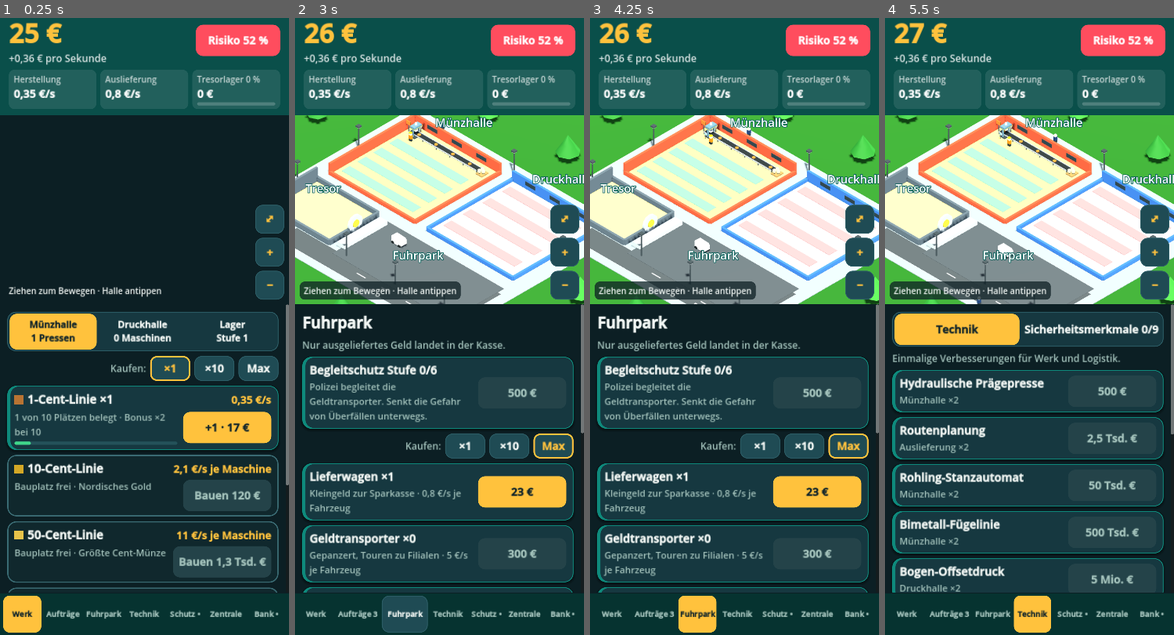
Above: before the commit, frames 1-4 (left to right).
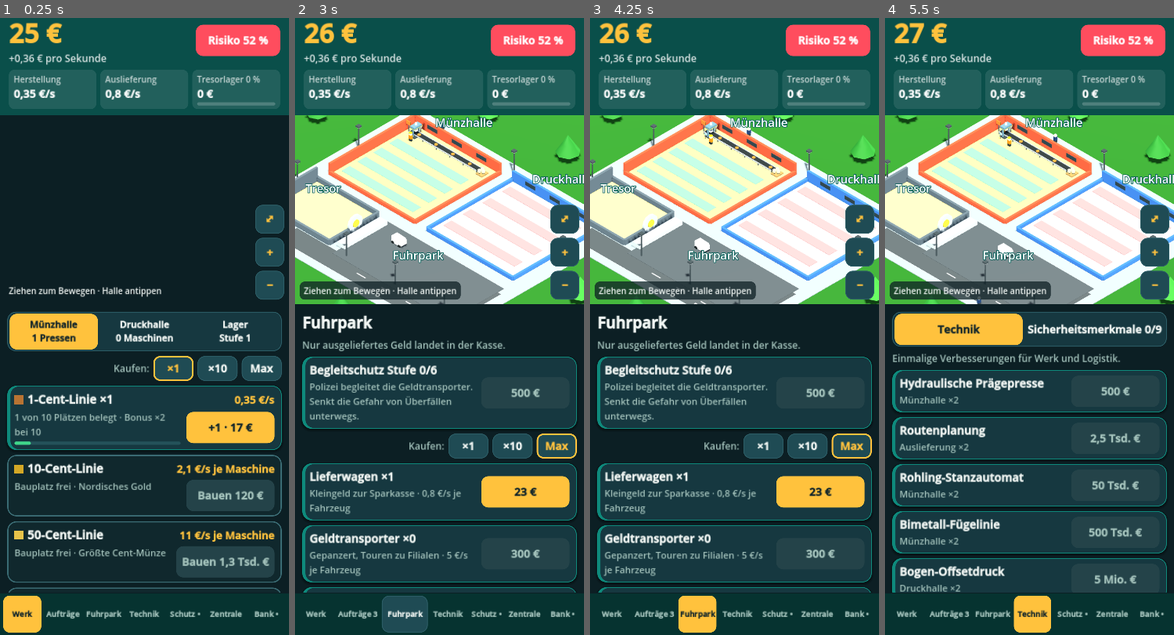
Above: after the commit, the same moments.

Repository: robertpahl1987-creator/bundesbank-idle
Game: Godot game, scene res://main.tscn
Same seed, same stepped clock (60 frames per second), same inputs: the game is played once before the commit and once after it.
Inputs:
- Up to frame 1 (0.25 s): no input
- Up to frame 2 (3 s): click "+" at 0.5 s; click "Max" at 1.25 s; click "Werk" at 2 s; click "Fuhrpark" at 2.75 s
- Up to frame 3 (4.25 s): click "Max" at 3.5 s
- Up to frame 4 (5.5 s): click "Technik" at 4.25 s; click "Technik" at 5 s

The runs differ from the first frame. In frame 1, 4.1% of the frame differs, in the area x 10-100%, y 46-94%; in frame 2, 2.5%; in frame 3, 2.5%; in frame 4, 2.3%.

Commit message:
Menüs per Finger scrollbar (überall, mit Schwung)
Co-Authored-By: Claude Opus 5.5 <noreply@anthropic.com>
Claude-Session: https://claude.ai/code/session_017FzJGnvAkc8ZWZi8Mp49PX

Diff:
--- a/godot/main.gd
+++ b/godot/main.gd
@@ -717,6 +717,70 @@
 		if not S.is_empty():
 			offline_catchup()
 
+var touch_active := false
+var drag_dist := 0.0
+var drag_scrolled := false
+var fling := 0.0
+var scroll_pos := 0.0
+
+func _input(ev: InputEvent) -> void:
+	if scroll == null:
+		return
+	if ev is InputEventScreenTouch and ev.index == 0:
+		if ev.pressed:
+			touch_active = scroll.get_global_rect().has_point(ev.position) and not dlg_root.visible
+			drag_dist = 0.0
+			drag_scrolled = false
+			fling = 0.0
+			scroll_pos = scroll.scroll_vertical
+		else:
+			touch_active = false
+	elif ev is InputEventScreenDrag and ev.index == 0 and touch_active:
+		drag_dist += abs(ev.relative.y) + abs(ev.relative.x) * 0.5
+		if drag_dist > 14.0:
+			drag_scrolled = true
+		if drag_scrolled:
+			scroll_pos = clamp(scroll_pos - ev.relative.y, 0.0, max_scroll())
+			scroll.scroll_vertical = int(scroll_pos)
+			fling = -ev.velocity.y
+	elif ev is InputEventMouseButton and ev.pressed and scroll.get_global_rect().has_point(ev.position):
+		if ev.button_index == MOUSE_BUTTON_WHEEL_UP:
+			scroll.scroll_vertical -= 90
+		elif ev.button_index == MOUSE_BUTTON_WHEEL_DOWN:
+			scroll.scroll_vertical += 90
+
+func max_scroll() -> float:
+	return max(0.0, scroll.get_v_scroll_bar().max_value - scroll.size.y)
+
+func fling_tick(dt: float) -> void:
+	if touch_active or abs(fling) < 20.0:
+		fling = 0.0 if not touch_active else fling
+		return
+	scroll_pos = clamp(float(scroll.scroll_vertical) + fling * dt, 0.0, max_scroll())
+	scroll.scroll_vertical = int(scroll_pos)
+	fling *= pow(0.04, dt)
+	if scroll_pos <= 0.0 or scroll_pos >= max_scroll():
+		fling = 0.0
+
+func test_scroll() -> void:
+	var a := InputEventScreenTouch.new()
+	a.index = 0
+	a.pressed = true
+	a.position = Vector2(360, 1200)
+	Input.parse_input_event(a)
+	for i in range(10):
+		var d := InputEventScreenDrag.new()
+		d.index = 0
+		d.position = Vector2(360, 1200 - i * 40)
+		d.relative = Vector2(0, -40)
+		d.velocity = Vector2(0, -1500)
+		Input.parse_input_event(d)
+	var r := InputEventScreenTouch.new()
+	r.index = 0
+	r.pressed = false
+	r.position = Vector2(360, 800)
+	Input.parse_input_event(r)
+
 var last_scroll := 0
 var scroll_quiet := 0.0
 var wframe := 0
@@ -737,6 +801,7 @@
 
 func _process(dt: float) -> void:
 	dt = min(dt, 1.0)
+	fling_tick(dt)
 	world_render_tick(dt)
 	S["gt"] = float(S["gt"]) + dt
 	step(dt)
@@ -816,7 +881,9 @@
 	b.add_theme_color_override("font_pressed_color", fg)
 	b.add_theme_color_override("font_focus_color", fg)
 	b.add_theme_color_override("font_disabled_color", C_MUT)
-	b.pressed.connect(cb)
+	b.pressed.connect(func():
+		if not drag_scrolled:
+			cb.call())
 	return b
 
 func pbar(h := 10) -> ProgressBar:
@@ -976,6 +1043,8 @@
 	scroll = ScrollContainer.new()
 	scroll.size_flags_vertical = Control.SIZE_EXPAND_FILL
 	scroll.horizontal_scroll_mode = ScrollContainer.SCROLL_MODE_DISABLED
+	scroll.vertical_scroll_mode = ScrollContainer.SCROLL_MODE_SHOW_NEVER
+	scroll.mouse_filter = Control.MOUSE_FILTER_IGNORE
 	root.add_child(scroll)
 	var mc := MarginContainer.new()
 	mc.size_flags_horizontal = Control.SIZE_EXPAND_FILL
@@ -1033,6 +1102,8 @@
 	confirm_reset = ""
 	render()
 	scroll.scroll_vertical = 0
+	scroll_pos = 0.0
+	fling = 0.0
 
 # ---------------------------------------------------------------- Ansichten
 func clear_content() -> void:
